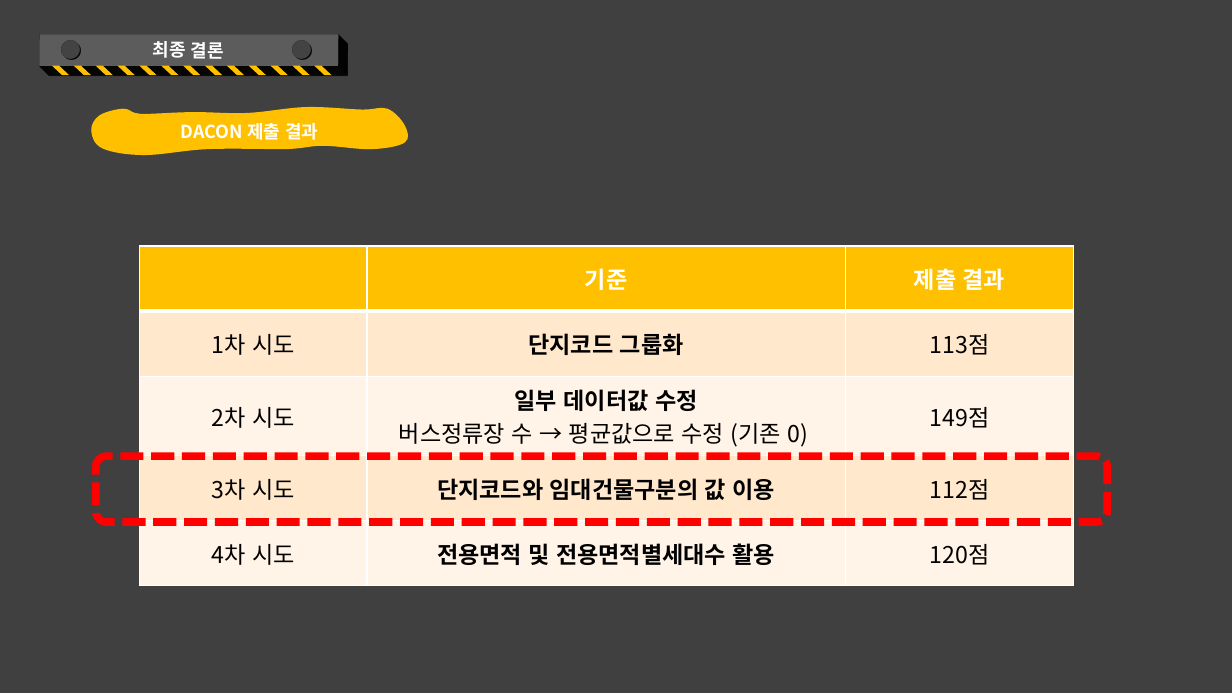
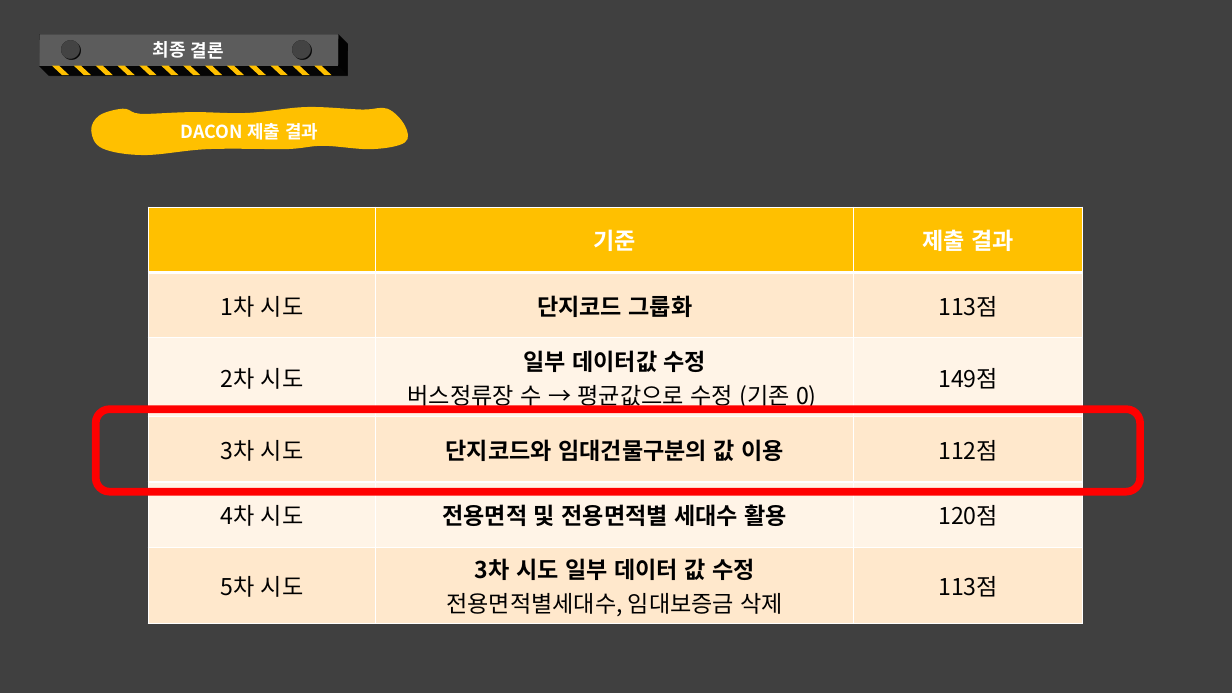
Before and after one commit to kkkkyoung/parking_project, a slide deck: slide 54 of PlayDate_2nd_project.pptx (slide 57 before the commit). Drawn at 1232x693 pixels with LibreOffice and Linux fonts; fonts in the diff are those of the drawing. Boxes give left, top, right and bottom in pixels: in the first picture for what was removed or moved away, otherwise in the second. Text is boxed around its words. In the diff, an @@ line names an element or a change of style, - is before the commit and + after.

Commit message:
1차 수정

```diff
--- a/PlayDate_2nd_project.pptx
+++ b/PlayDate_2nd_project.pptx
@@ table at (148, 207, 1082, 620) @@
-row 5: 4차 시도 | 전용면적 및 전용면적별세대수 활용 | 120점
+row 5: 4차 시도 | 전용면적 및 전용면적별 세대수 활용 | 120점
+row 6: 5차 시도 | 3차 시도 일부 데이터 값 수정 / 전용면적별세대수, 임대보증금 삭제 | 113점
@@ table: place and size @@
-table at (140, 246, 1074, 586)
+table at (148, 207, 1082, 620)
@@ rounded rectangle: place and size @@
-rounded rectangle at (96, 457, 1108, 522)
+rounded rectangle at (96, 409, 1141, 492)
@@ rounded rectangle at (96, 409, 1141, 492): outline #FF0000 6 pt dashed to #FF0000 6 pt @@
```
Also in this commit, not shown: 6 other slides changed, 1 slide added, 3 slides removed.
